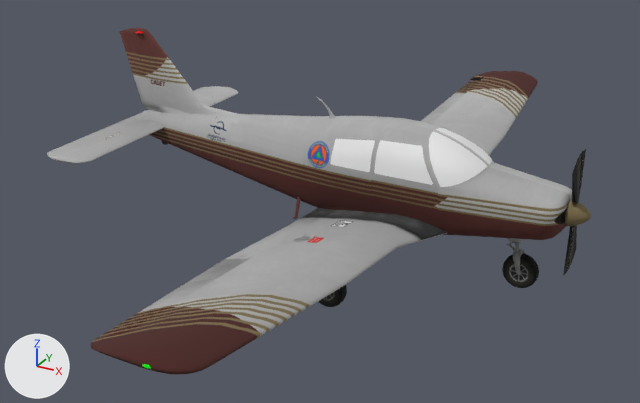
A saved change to the glTF model pa28/glTF2/PA28.glb.
Both versions are drawn from a camera (50 mm lens) standing at (4.41, -10.1, 5.59) and looking at (-0.99, -0.29, 0.68). The axes (+X, +Y, +Z) are drawn at lower left. The lights are the same throughout. Where no turn or scale is listed for an object, it has been applied to the vertices.

The first picture shows 'aileronD', 'ailes', 'ailes2', 'direction', 'fuselage', 'porteG', 'propblur', 'propdisc', 'roueA', 'vitreporteG', 'vitres', 'voletD'.
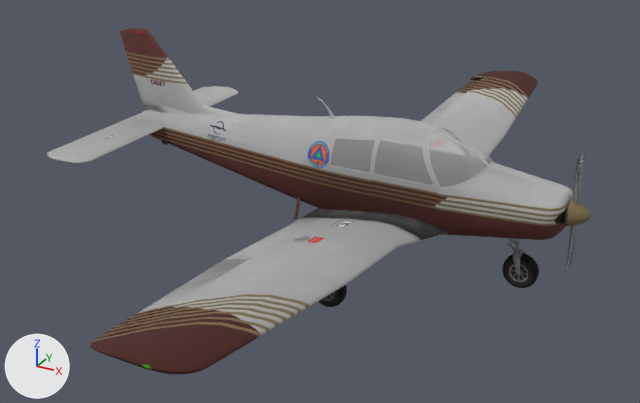
The newer file is also turned or shifted as a whole; pictures and numbers use the older file's frame.

The change, as a list of edits to the scene's bpy script:
```text
Change mat_transparent:
    add n4 = _N.new('ShaderNodeMath'); n4.name = 'Math'
    add n4.operation = 'MULTIPLY'
    add n4.inputs[1].default_value = 0.3  # 'Value'
    where n0 = _N.new('ShaderNodeBsdfPrincipled'); n0.name = 'Principled BSDF'
    where n3 = _N.new('ShaderNodeTexImage'); n3.name = 'Image Texture'
    add _L.new(n4.outputs[0], n0.inputs[4])  # 'Value' to 'Alpha'
    add _L.new(n3.outputs[1], n4.inputs[0])  # 'Alpha' to 'Value'
Change mat_transparent_001:
    mat_transparent_001.alpha: 1.0 -> 0.3
```

Boxes (x1, y1, x2, y2) around the edits, measured in the pictures (640 x 403 px):
'vitres', surface changed (white to grey): (330, 128, 492, 187) in both
'vitreporteG', surface changed (white to grey): (374, 140, 433, 185) in both
'propdisc', surface changed: (563, 149, 586, 276) in both
'propblur', surface changed: (566, 151, 583, 273) in both
